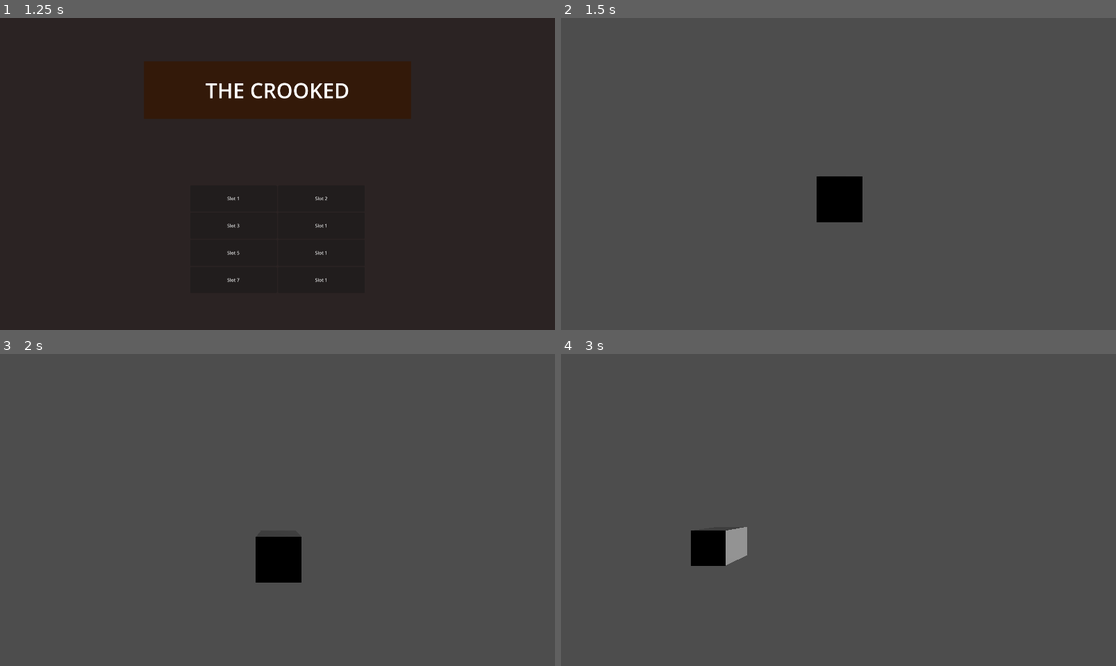
Above: before the commit, frames 1-4 (two rows, left to right).
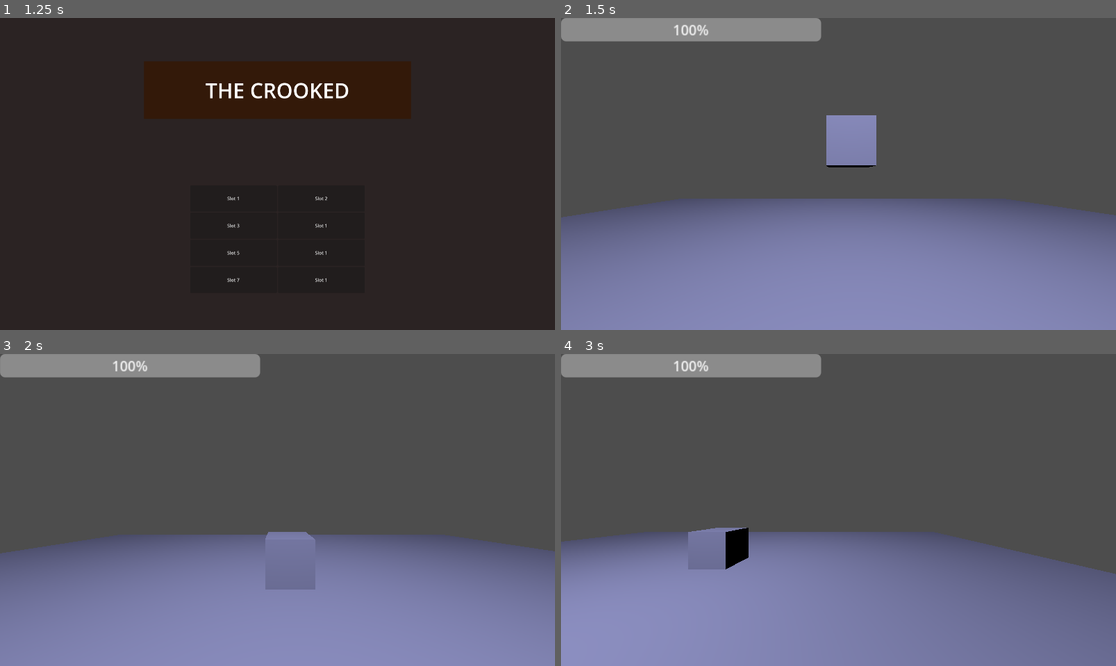
Above: after the commit, the same moments.

Repository: CookiesNKohii/p_TC
Game: Godot game, scene res://CoreScenes/0.0. mainMenu.tscn
Same seed, same stepped clock (60 frames per second), same inputs: the game is played once before the commit and once after it.
Inputs (mouse positions are in pixels of both pictures, inside the frame that each line leads up to):
- Up to frame 1 (1.25 s): click "New Game" at 0.5 s
- Up to frame 2 (1.5 s): click "Slot 1" at 1.25 s
- Up to frame 3 (2 s): no input
- Up to frame 4 (3 s): tap Enter (ui_accept) at 2, 2.27 s; move the mouse to (960, 494) at 2.02 s; hold D (Right) 2.03-2.78 s; click (960, 494) at 2.17 s; move the mouse to (727, 525) at 2.77 s; hold S (Backward) from 2.78 s (still down); click (727, 525) at 2.92 s

Frame 1 is identical in both runs. In frame 2, 47% of the frame differs, in the area x 0-100%, y 0-100%; in frame 3, 45%; in frame 4, 44%.

Commit message:
broken camera behaviour

Diff:
--- /dev/null
+++ b/GodotFiles/Characters/Enemies/Dummy.gd
@@ -0,0 +1,11 @@
+extends RigidBody3D
+
+
+# Called when the node enters the scene tree for the first time.
+func _ready():
+	pass # Replace with function body.
+
+
+# Called every frame. 'delta' is the elapsed time since the previous frame.
+func _process(delta):
+	pass
--- /dev/null
+++ b/GodotFiles/Characters/Enemies/Dummy.tscn
@@ -0,0 +1,33 @@
+[gd_scene load_steps=6 format=3 uid="uid://dabs4oqy6l4fn"]
+
+[ext_resource type="Script" path="res://CoreScenes/Dummy.gd" id="1_8v1c8"]
+[ext_resource type="Script" path="res://Characters/Enemies/Dummy.gd" id="2_2ofsr"]
+
+[sub_resource type="BoxShape3D" id="BoxShape3D_iluqj"]
+
+[sub_resource type="BoxMesh" id="BoxMesh_xquhr"]
+
+[sub_resource type="SphereShape3D" id="SphereShape3D_m2had"]
+radius = 1.66011
+
+[node name="Dummy" type="Node3D"]
+script = ExtResource("1_8v1c8")
+
+[node name="Dummy" type="RigidBody3D" parent="."]
+collision_layer = 4
+collision_mask = 7
+script = ExtResource("2_2ofsr")
+
+[node name="CollisionShape3D" type="CollisionShape3D" parent="Dummy"]
+shape = SubResource("BoxShape3D_iluqj")
+
+[node name="MeshInstance3D2" type="MeshInstance3D" parent="Dummy/CollisionShape3D"]
+mesh = SubResource("BoxMesh_xquhr")
+skeleton = NodePath("../../../PlayerCharacter")
+
+[node name="Area3D" type="Area3D" parent="Dummy"]
+
+[node name="CollisionShape3D" type="CollisionShape3D" parent="Dummy/Area3D"]
+shape = SubResource("SphereShape3D_m2had")
+
+[connection signal="area_entered" from="Dummy/Area3D" to="." method="_on_area_3d_area_entered"]
--- /dev/null
+++ b/GodotFiles/Characters/Player/active_hud.gd
@@ -0,0 +1,26 @@
+extends Control
+
+@onready var maxHealth = 100
+@onready var curHealth = maxHealth
+@onready var damageDictionary = [
+	{"name" : "Leaper", "damage" : 10},
+	{"name" : "Ground Hog", "damage" : 10},
+	{"name" : "Jester", "damage" : 10},
+	{"name" : "Weeping Angel", "damage" : 10},
+	{"name" : "Dummy", "damage" : 15}
+	]
+
+
+# Called every frame. 'delta' is the elapsed time since the previous frame.
+func _process(delta):
+	pass
+
+func damaged(enemy):
+	for i in damageDictionary:
+		if i == enemy:
+			print(i, ";", enemy)
+			#print("Hit by: ", enemy)
+			#curHealth -=
+			#healthBarValue = health
+		else:
+			pass
--- /dev/null
+++ b/GodotFiles/Characters/Player/active_hud.tscn
@@ -0,0 +1,24 @@
+[gd_scene load_steps=2 format=3 uid="uid://bt6a72745yi65"]
+
+[ext_resource type="Script" path="res://Characters/Player/active_hud.gd" id="1_yjtir"]
+
+[node name="ActiveHud" type="Control"]
+layout_mode = 3
+anchors_preset = 15
+anchor_right = 1.0
+anchor_bottom = 1.0
+grow_horizontal = 2
+grow_vertical = 2
+script = ExtResource("1_yjtir")
+
+[node name="MarginContainer" type="MarginContainer" parent="."]
+custom_minimum_size = Vector2(300, 0)
+layout_mode = 1
+offset_right = 300.0
+offset_bottom = 27.0
+scale = Vector2(3, 3)
+
+[node name="Health" type="ProgressBar" parent="MarginContainer"]
+layout_mode = 2
+step = 1.0
+value = 100.0
--- a/GodotFiles/Characters/player_character.tscn
+++ b/GodotFiles/Characters/Player/player_character.tscn
@@ -1,6 +1,7 @@
-[gd_scene load_steps=5 format=3 uid="uid://fnsshhxjtlw7"]
+[gd_scene load_steps=6 format=3 uid="uid://fnsshhxjtlw7"]
 
-[ext_resource type="Script" path="res://Characters/CharacterBody3D.gd" id="1_uic3k"]
+[ext_resource type="Script" path="res://Scripts/CharacterBody3D.gd" id="1_uic3k"]
+[ext_resource type="PackedScene" uid="uid://bt6a72745yi65" path="res://Characters/Player/active_hud.tscn" id="2_krylg"]
 
 [sub_resource type="CapsuleShape3D" id="CapsuleShape3D_02g46"]
 
@@ -12,6 +13,7 @@
 
 [node name="CharacterBody3D" type="CharacterBody3D" parent="."]
 transform = Transform3D(1, 0, 0, 0, 1, 0, 0, 0, 1, 0, 1, 0)
+collision_mask = 7
 script = ExtResource("1_uic3k")
 
 [node name="CollisionShape3D" type="CollisionShape3D" parent="CharacterBody3D"]
@@ -26,6 +28,10 @@
 mesh = SubResource("BoxMesh_lr0r1")
 skeleton = NodePath("../..")
 
-[node name="Camera3D" type="Camera3D" parent="CharacterBody3D/MeshInstance3D"]
-transform = Transform3D(3.33333, 0, 0, 0, 8.29086, 0, 0, 0, 3.33333, 0, 0, 0)
+[node name="Neck" type="Node3D" parent="CharacterBody3D"]
+
+[node name="Camera3D" type="Camera3D" parent="CharacterBody3D/Neck"]
+transform = Transform3D(1, 0, 0, 0, 1, 0, 0, 0, 1, -0.0262389, 0.578767, -0.486265)
 fov = 92.315
+
+[node name="ActiveHud" parent="." instance=ExtResource("2_krylg")]
--- /dev/null
+++ b/GodotFiles/CoreScenes/9999. greybox_scene.gd
@@ -0,0 +1,11 @@
+extends Node3D
+
+
+# Called when the node enters the scene tree for the first time.
+func _ready():
+	pass # Replace with function body.
+
+
+# Called every frame. 'delta' is the elapsed time since the previous frame.
+func _process(delta):
+	pass
--- a/GodotFiles/CoreScenes/9999. greybox_scene.tscn
+++ b/GodotFiles/CoreScenes/9999. greybox_scene.tscn
@@ -1,32 +1,34 @@
 [gd_scene load_steps=5 format=3 uid="uid://cwm5pkj2r3jnv"]
 
-[ext_resource type="PackedScene" uid="uid://fnsshhxjtlw7" path="res://Characters/player_character.tscn" id="1_jk528"]
+[ext_resource type="PackedScene" uid="uid://fnsshhxjtlw7" path="res://Characters/Player/player_character.tscn" id="1_jk528"]
+[ext_resource type="PackedScene" uid="uid://dabs4oqy6l4fn" path="res://Characters/Enemies/Dummy.tscn" id="2_b2irw"]
 
 [sub_resource type="WorldBoundaryShape3D" id="WorldBoundaryShape3D_jfryh"]
 
-[sub_resource type="BoxShape3D" id="BoxShape3D_agauu"]
-
-[sub_resource type="BoxMesh" id="BoxMesh_s6lpe"]
+[sub_resource type="PlaneMesh" id="PlaneMesh_hrhqi"]
 
 [node name="Greybox Scene" type="Node3D"]
+
+[node name="Dummy" parent="." instance=ExtResource("2_b2irw")]
+transform = Transform3D(1, 0, 0, 0, 1, 0, 0, 0, 1, 0, 2.36907, -4.18417)
+
+[node name="PlayerCharacter" parent="." instance=ExtResource("1_jk528")]
+transform = Transform3D(1, 0, 0, 0, 1, 0, 0, 0, 1, -0.225941, 0, -0.215252)
 
 [node name="World Boundary" type="StaticBody3D" parent="."]
 
 [node name="CollisionShape3D" type="CollisionShape3D" parent="World Boundary"]
 shape = SubResource("WorldBoundaryShape3D_jfryh")
 
-[node name="PlayerCharacter" parent="." instance=ExtResource("1_jk528")]
-transform = Transform3D(1, 0, 0, 0, 1, 0, 0, 0, 1, -0.225941, 0, -0.215252)
+[node name="MeshInstance3D" type="MeshInstance3D" parent="World Boundary"]
+transform = Transform3D(10.3465, 0, 0, 0, 10.3465, 0, 0, 0, 10.3465, 0, 0, 0)
+mesh = SubResource("PlaneMesh_hrhqi")
 
-[node name="RigidBody3D" type="RigidBody3D" parent="PlayerCharacter"]
-
-[node name="CollisionShape3D" type="CollisionShape3D" parent="PlayerCharacter/RigidBody3D"]
-transform = Transform3D(1, 0, 0, 0, 1, 0, 0, 0, 1, 0, 1.14863, -4.26443)
-shape = SubResource("BoxShape3D_agauu")
-
-[node name="MeshInstance3D2" type="MeshInstance3D" parent="PlayerCharacter/RigidBody3D/CollisionShape3D"]
-mesh = SubResource("BoxMesh_s6lpe")
-skeleton = NodePath("../../..")
-
-[node name="DirectionalLight3D" type="DirectionalLight3D" parent="."]
-transform = Transform3D(0.253303, 0.359232, 0.898215, 0.641362, -0.757465, 0.122072, 0.724219, 0.545159, -0.422266, 12.3878, 11.1107, 3.28092)
+[node name="OmniLight3D" type="OmniLight3D" parent="."]
+transform = Transform3D(1, 0, 0, 0, 1, 0, 0, 0, 1, 0, 4.85352, -0.344448)
+light_color = Color(0.728193, 0.742223, 0.997847, 1)
+light_energy = 3.162
+light_indirect_energy = 5.699
+light_specular = 0.0
+omni_range = 214.922
+omni_attenuation = 0.246826
--- /dev/null
+++ b/GodotFiles/CoreScenes/Dummy.gd
@@ -0,0 +1,22 @@
+extends Node3D
+
+@onready var player = null
+@onready var playerHud = null
+var enemyName = "Dummy"
+
+
+
+# Called when the node enters the scene tree for the first time.
+func _ready():
+	player = $"../PlayerCharacter"
+#	playerHud = player.activeHud
+
+
+# Called every frame. 'delta' is the elapsed time since the previous frame.
+func _process(delta):
+	#print(player, ";", playerHud)
+	pass
+
+func _on_area_3d_area_entered(body: Node3D):
+	if body:
+		print(body)
--- a/GodotFiles/Characters/CharacterBody3D.gd
+++ b/GodotFiles/Scripts/CharacterBody3D.gd
@@ -1,5 +1,9 @@
 extends CharacterBody3D
 
+@onready var neck := $Neck
+@onready var camera := $Neck/Camera3D
+@onready var activeHud = $"../ActiveHud"
+@onready var health = null
 
 const SPEED = 5.0
 const JUMP_VELOCITY = 4.5
@@ -9,7 +13,7 @@
 
 
 func _process(delta):
-	_camera_behaviour()
+	pass
 
 func _physics_process(delta):
 	# Add the gravity.
@@ -34,7 +38,14 @@
 	move_and_slide()
 
 
-func _camera_behaviour():
-	if InputEventMouseMotion:
-		print("Cursor at ", get_viewport().get_mouse_position())
-		pass
+func _unhandled_input(event: InputEvent):
+	if event is InputEventMouseButton:
+		print("break")
+		Input.set_mouse_mode(Input.MOUSE_MODE_CAPTURED)
+	elif Input.is_action_just_pressed("Esc"):
+		Input.set_mouse_mode(Input.MOUSE_MODE_VISIBLE)
+	if Input.get_mouse_mode() == Input.MOUSE_MODE_CAPTURED:
+			if event is InputEventMouseMotion:
+				neck.rotate_y(-event.relative.x* 1.2)
+				camera.rotate_x(-event.relative.y* 1.2)
+				camera.rotation.x = clamp(camera.rotation.x, deg_to_rad(-30), deg_to_rad(60))
--- a/GodotFiles/Scripts/mainMenu.gd
+++ b/GodotFiles/Scripts/mainMenu.gd
@@ -16,7 +16,7 @@
 
 func _process(delta):
 	if Input.is_action_just_pressed("Esc"):
-		GlobalMonitor.globalActiveContainer.visible = !GlobalMonitor.globalActiveContainer.visible
+		GlobalMonitor.globalActiveContainer.visible = !GlobalMonitor.globalActiwveContainer.visible
 		activeContainer = mainMenuContainer
 		activeContainer.visible = true
 	else:
--- a/GodotFiles/project.godot
+++ b/GodotFiles/project.godot
@@ -77,3 +77,9 @@
 "events": [Object(InputEventMouseButton,"resource_local_to_scene":false,"resource_name":"","device":-1,"window_id":0,"a …(258 unchanged characters)…
 ]
 }
+
+[layer_names]
+
+3d_physics/layer_1="Player"
+3d_physics/layer_2="World"
+3d_physics/layer_3="Enemy"
